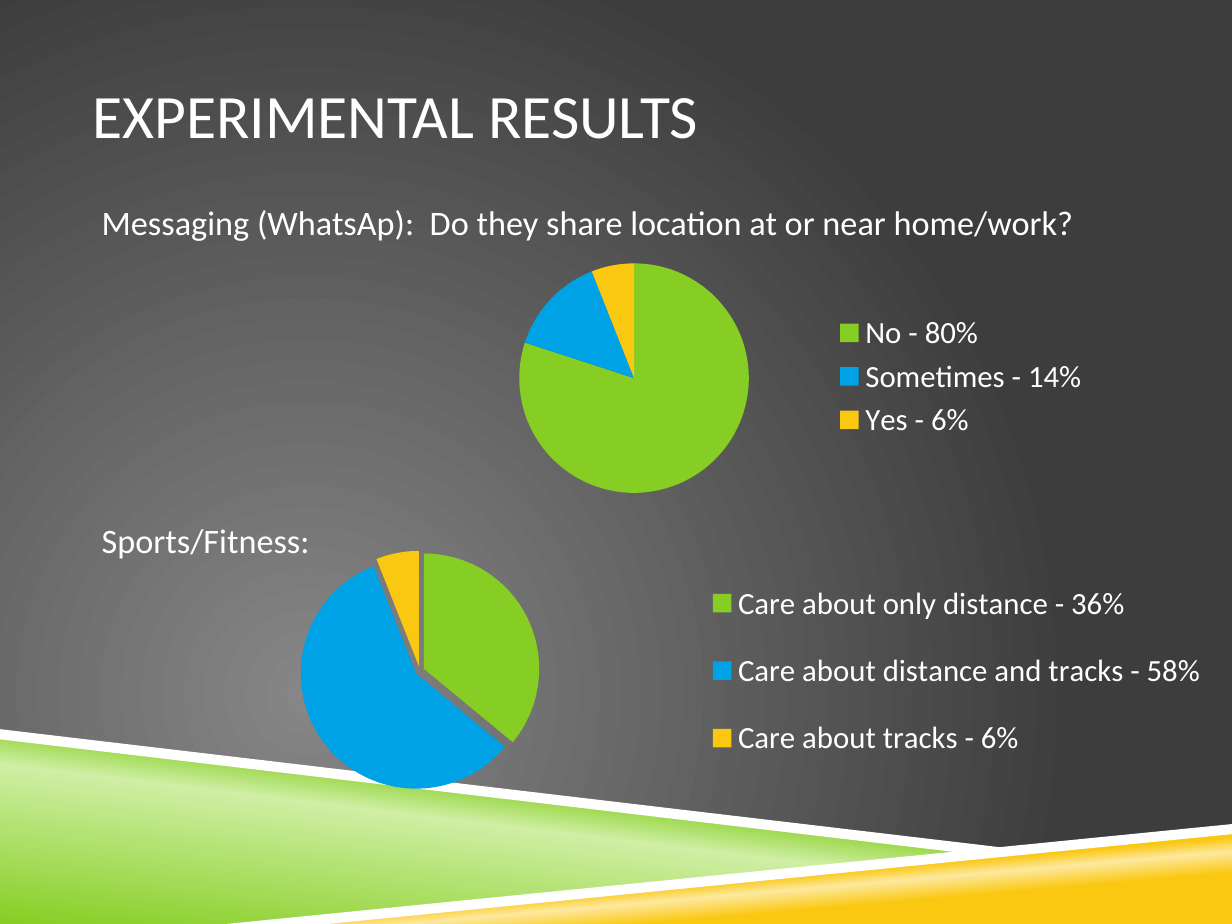
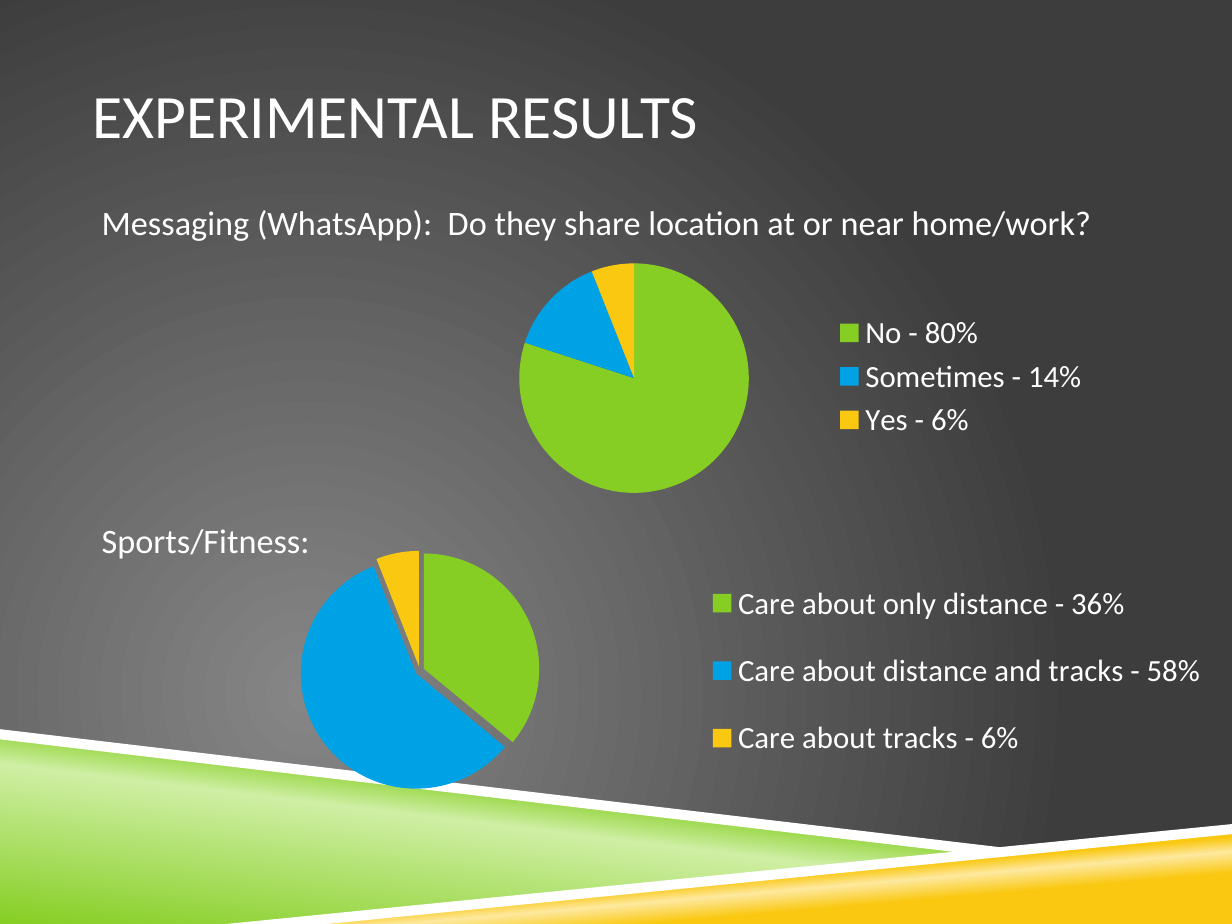
Before and after one commit to vfasburg/cse_825, a slide deck: slide 15 of PaperPresentation/Paper_Presentation_Fasburg_Reiff_Thomas.pptx (slide 10 before the commit). Drawn at 1232x924 pixels with LibreOffice and Linux fonts; fonts in the diff are those of the drawing; background and template pictures are left out. Boxes give left, top, right and bottom in pixels: in the first picture for what was removed or moved away, otherwise in the second. Text is boxed around its words. In the diff, an @@ line names an element or a change of style, - is before the commit and + after.

Commit message:
Adding first draft of my slides (slides 7-12 in the current presentation). Slides not timed out yet.

```diff
--- a/PaperPresentation/Paper_Presentation_Fasburg_Reiff_Thomas.pptx
+++ b/PaperPresentation/Paper_Presentation_Fasburg_Reiff_Thomas.pptx
@@ text at box(102, 210, 1091, 241): text changed @@
-Messaging (WhatsAp): Do they share location at or near home/work?
+Messaging (WhatsApp): Do they share location at or near home/work?
```
Also in this commit, not shown: 2 other slides changed, 8 slides added, 1 slide removed.
